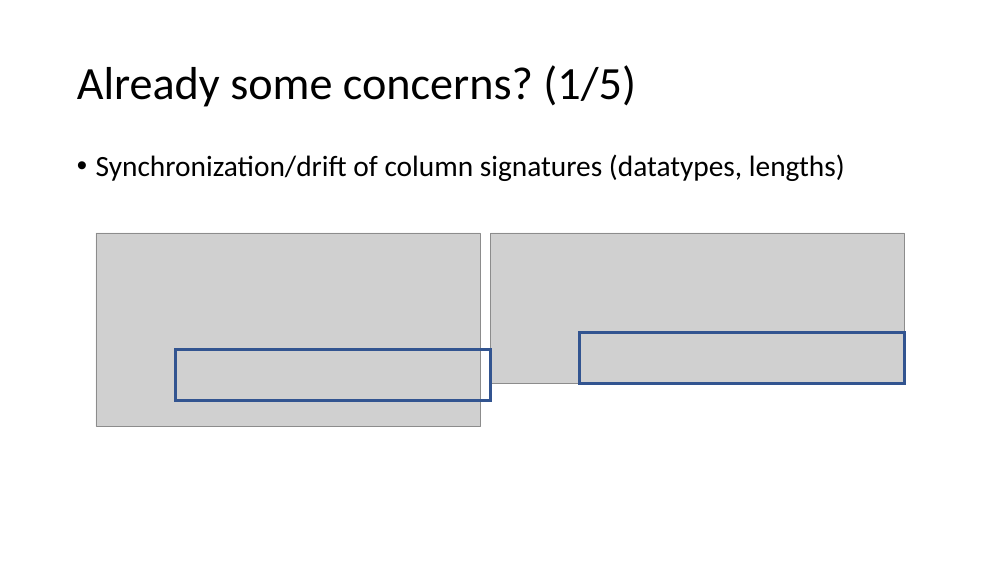
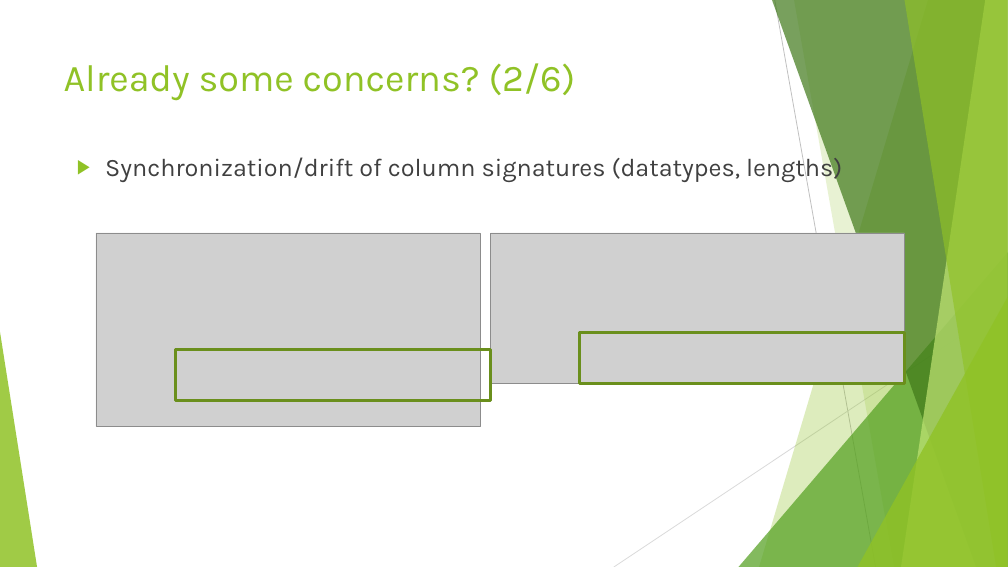
Before and after one commit to jbfoushee/MyPresentations, a slide deck: slide 14 of Datatables_and_Dataframes_to_SQL_Procs/User-defined Table Types.pptx. Drawn at 1008x567 pixels with LibreOffice and Linux fonts; fonts in the diff are those of the drawing; grey boxes stand for pictures. Boxes give left, top, right and bottom in pixels: in the first picture for what was removed or moved away, otherwise in the second. Text is boxed around its words. In the diff, an @@ line names an element or a change of style, - is before the commit and + after.

Commit message:
progress

```diff
--- a/Datatables_and_Dataframes_to_SQL_Procs/User-defined Table Types.pptx
+++ b/Datatables_and_Dataframes_to_SQL_Procs/User-defined Table Types.pptx
@@ title "Already some concerns? (2/6)" at <box>64,63,576,101</box>: vertical alignment middle to top @@
@@ title at <box>64,63,576,101</box>: text changed; size 44 to 36 pt; font Calibri to Karla; text colour #000000 to #90C226 @@
-Already some concerns? (1/5)
+Already some concerns? (2/6)
@@ text "Synchronization/drift of column signatures (datatypes, ..." at <box>105,153,842,182</box>: size 28 to 24 pt, font Calibri to Karla, text colour #000000 to #404040; bullet • to ▶; line spacing 0.9 to 1 @@
@@ group added at <box>0,0,1008,567</box>: 5 freeform shapes, 3 triangles, 2 lines @@
@@ rectangle at <box>176,349,492,401</box>: outline #325491 3 pt to #6B901C 3 pt @@
@@ rectangle at <box>580,332,905,383</box>: outline #325491 3 pt to #6B901C 3 pt @@
```
Also in this commit, not shown: 17 other slides changed, 1 slide added, 1 slide removed.
